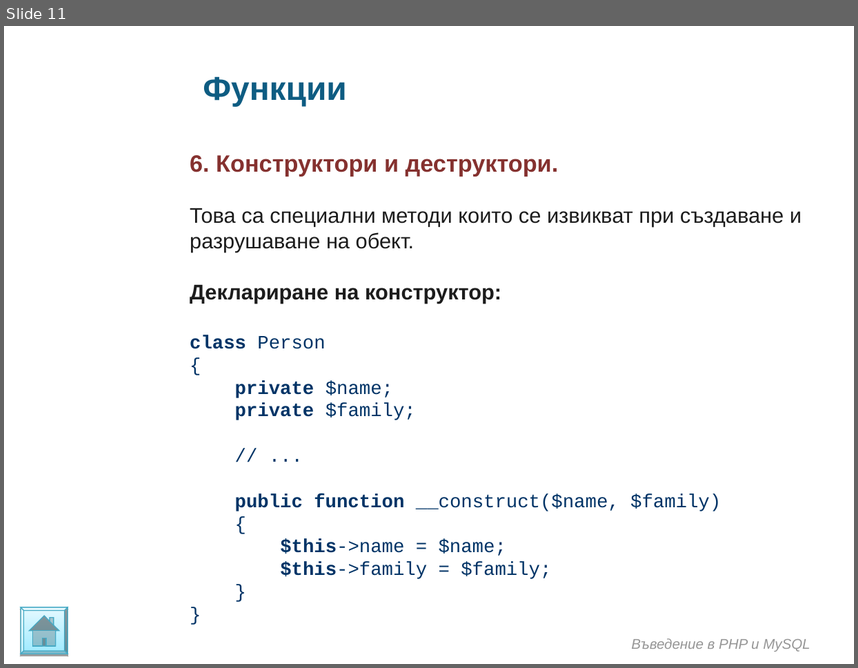
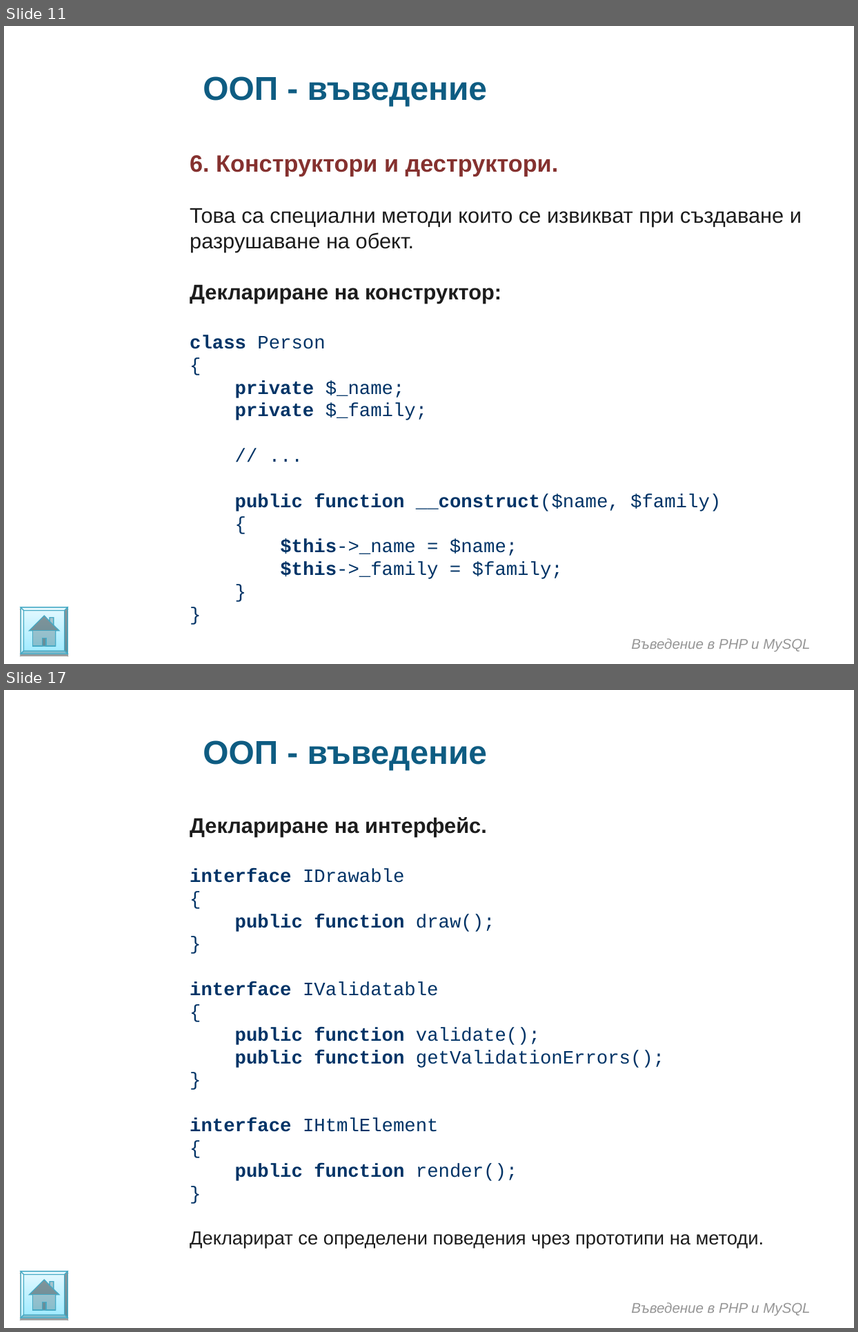
Before and after one commit to ivanstoynov/php-learning, a slide deck: Materials/PHP/Introduction in OOP.ppt. Shown one above the other, each under a label of ours: slide 11 before the commit, slides 11 and 17 after it; the slides between them are not shown. The pictures are 858x668 and 858x1332 pixels, drawn with LibreOffice and Linux fonts; fonts in the diff are those of the drawing; background and template pictures are left out. Boxes give left, top, right and bottom in pixels: in the first picture for what was removed or moved away, otherwise in the second. Text is boxed around its words. In the diff, an @@ line names an element or a change of style, - is before the commit and + after.

```diff
--- a/Materials/PHP/Introduction in OOP.ppt
+++ b/Materials/PHP/Introduction in OOP.ppt
@@ slide 17 added at <box>4,690,854,1328</box>, background picture (left out) @@
@@ text added at <box>203,740,487,770</box>, 28 pt, text #0E5C82, bold @@
+ООП - въведение
@@ text added at <box>190,817,764,1248</box>, 16 pt, text #003366 @@
+Деклариране на интерфейс.
+interface IDrawable
+{
+public function drаw();
+}
+interface IValidatable
+{
+public function validate();
+public function getValidationErrors();
+}
+interface IHtmlElement
+{
+public function render();
+}
+Декларират се определени поведения чрез прототипи на методи.
@@ freeform shape added at <box>21,1272,67,1318</box>, fill gradient #9EEAFF to #E4F9FF, outline #46AAC5 0.74 pt @@
@@ text added at <box>631,1302,810,1315</box>, 12 pt, text #969696, italic @@
+Въведение в PHP и MySQL
@@ slide 11 changed as well @@
@@ text at <box>203,76,487,106</box>: text changed @@
-Функции
+ООП - въведение
@@ text at <box>190,335,427,420</box>: text changed @@
-class Person
-{
-private $name;
-private $family;
+class Person
+{
+private $_name;
+private $_family;
@@ text at <box>235,493,721,511</box>: bold on in "__construct($name," @@
@@ text at <box>280,539,563,579</box>: text changed @@
-$this->name = $name;
-$this->family = $family;
+$this->_name = $name;
+$this->_family = $family;
```
Also in this commit, not shown: 9 other slides changed, 6 other slides added.
